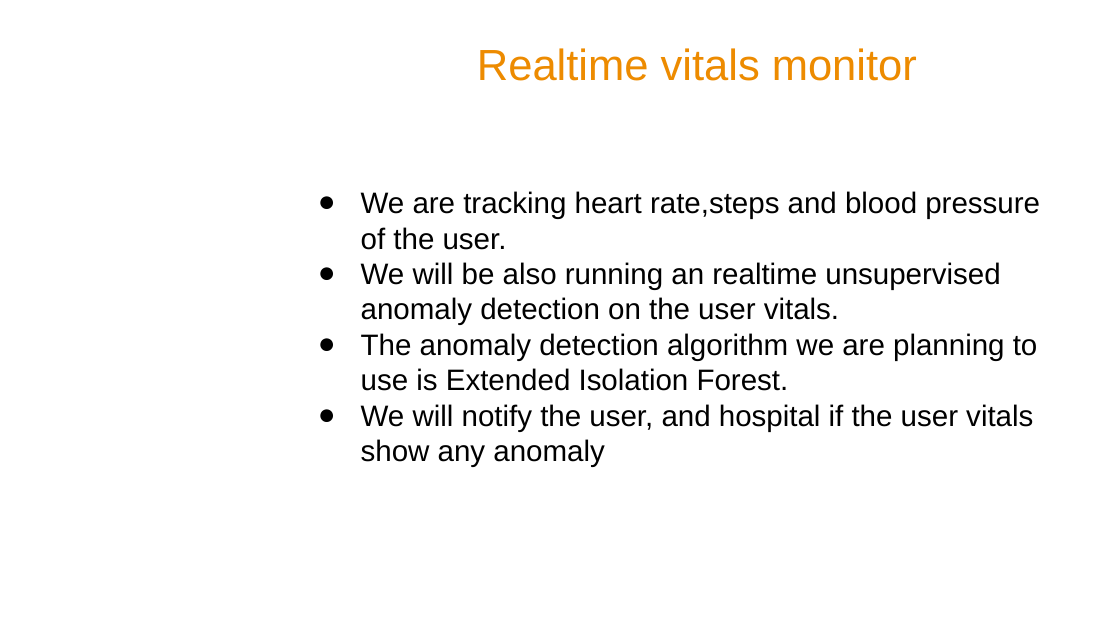
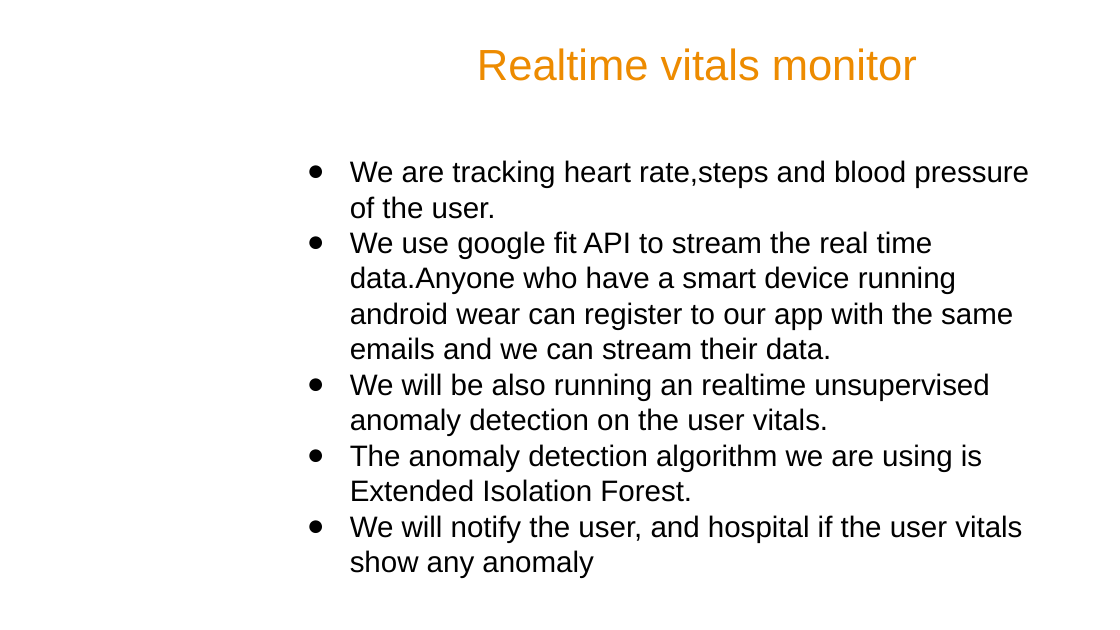
Before and after one commit to abhi1998das/optum2, a slide deck: slide 8 of PPT/Jadavpur_university_Team 32_bits.pptx (slide 5 before the commit). Drawn at 1120x630 pixels with LibreOffice and Linux fonts; fonts in the diff are those of the drawing; background and template pictures are left out. Boxes give left, top, right and bottom in pixels: in the first picture for what was removed or moved away, otherwise in the second. Text is boxed around its words. In the diff, an @@ line names an element or a change of style, - is before the commit and + after.

```diff
--- a/PPT/Jadavpur_university_Team 32_bits.pptx
+++ b/PPT/Jadavpur_university_Team 32_bits.pptx
@@ text "We are tracking heart rate,steps ...": place and size @@
-text "We are tracking heart rate,steps ..." at [361,191,1040,467]
+text "We are tracking heart rate,steps ..." at [350,160,1029,578]
@@ text at [350,231,1013,360]: paragraph added @@
+● We use google fit API to stream the real time data.Anyone who have a smart device running android wear can register to our app with the same emails and we can stream their data.
@@ text at [350,444,982,502]: text changed @@
-● The anomaly detection algorithm we are planning to use is Extended Isolation Forest.
+● The anomaly detection algorithm we are using is Extended Isolation Forest.
```
Also in this commit, not shown: 4 other slides changed, 11 slides added, 3 slides removed, 1 other file.
